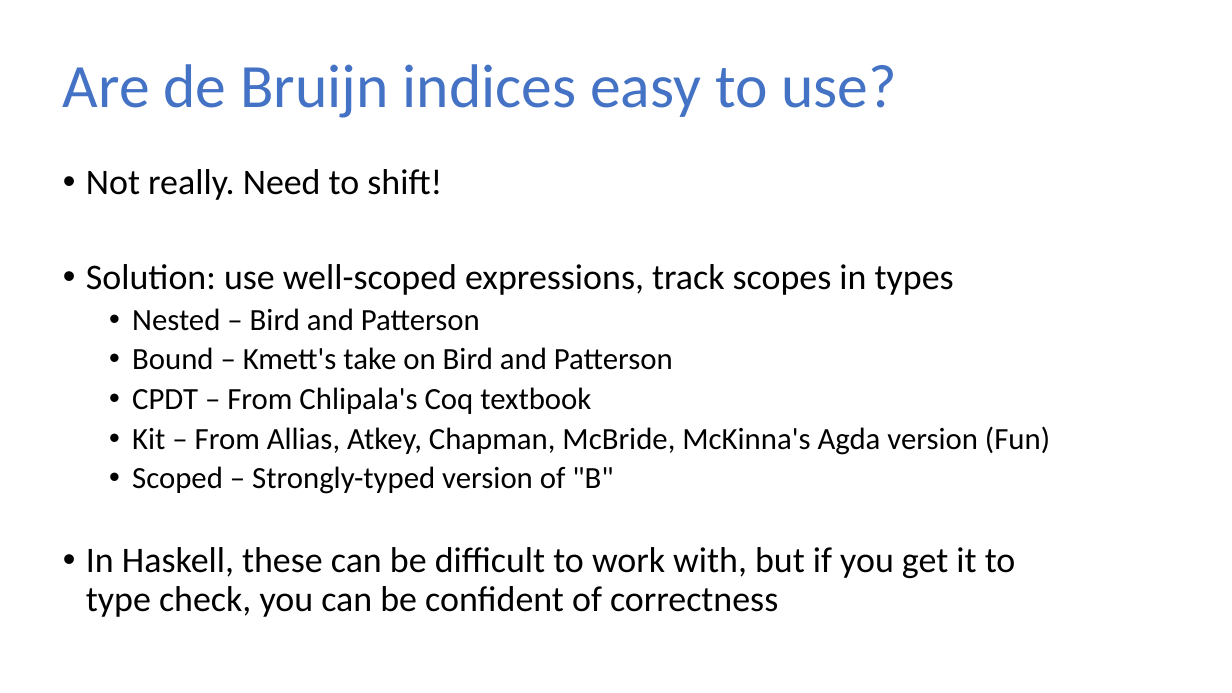
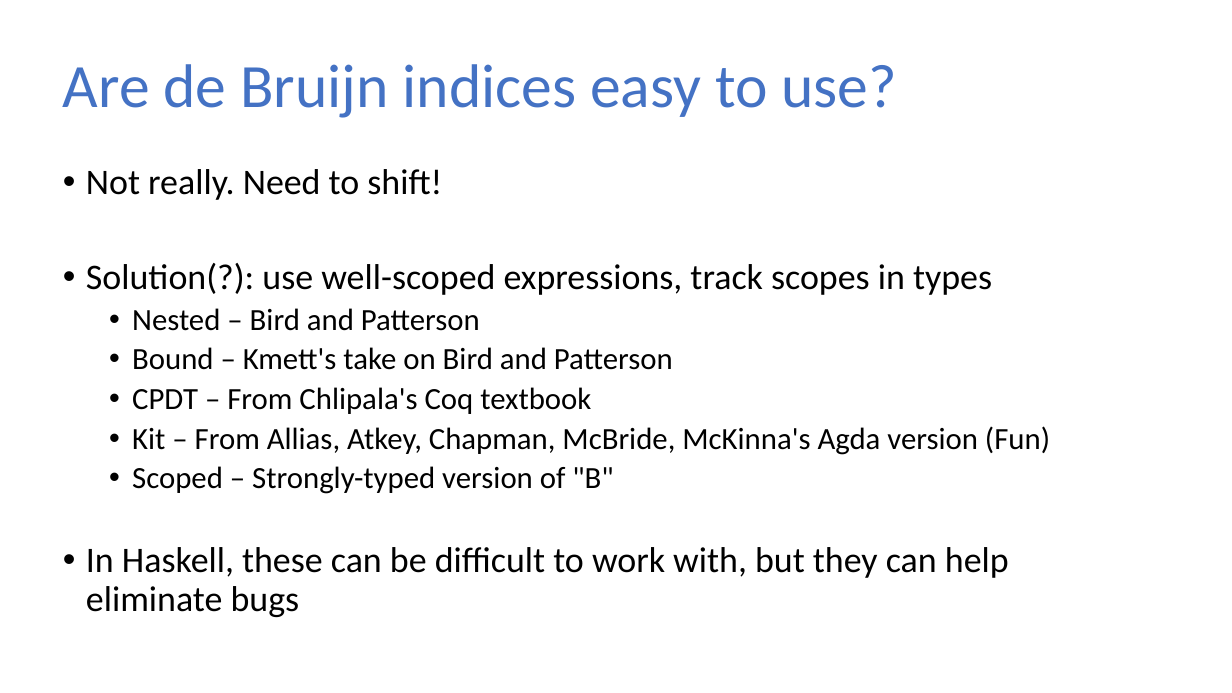
Before and after one commit to sweirich/lambda-n-ways, a slide deck: slide 21 of plclub-2021.pptx. Drawn at 1232x693 pixels with LibreOffice and Linux fonts; fonts in the diff are those of the drawing. Boxes give left, top, right and bottom in pixels: in the first picture for what was removed or moved away, otherwise in the second. Text is boxed around its words. In the diff, an @@ line names an element or a change of style, - is before the commit and + after.

```diff
--- a/plclub-2021.pptx
+++ b/plclub-2021.pptx
@@ text at bbox=[86, 263, 992, 295]: text changed @@
-• Solution: use well-scoped expressions, track scopes in types
+• Solution(?): use well-scoped expressions, track scopes in types
@@ text at bbox=[86, 547, 1009, 617]: text changed @@
-• In Haskell, these can be difficult to work with, but if you get it to type check, you can be confident of correctness
+• In Haskell, these can be difficult to work with, but they can help eliminate bugs
```
Also in this commit, not shown: 16 other slides changed, 3 slides added, 13 slides removed, 34 other files.
